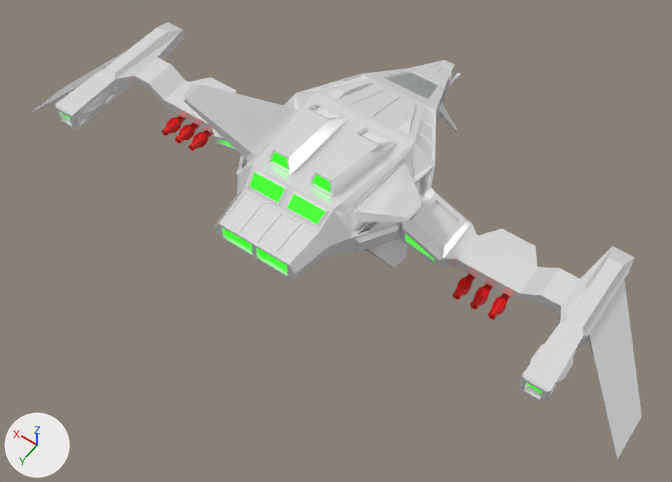
One commit to the OBJ model src/assets/Fighter_02_Obj/Fighter_02.obj: the scene before it, then after it.
Before and after are seen from a 50 mm lens placed at (-8.3, 11.69, 17.18), pointed at (-0.6, 0.9, 0.24). The lights are fixed; the arrows at lower left show +X, +Y and +Z. The older version comes first. Where no turn or scale is listed for an object, it has been applied to the vertices.

Objects in the first picture: 'Fighter_02_Cube.001'.
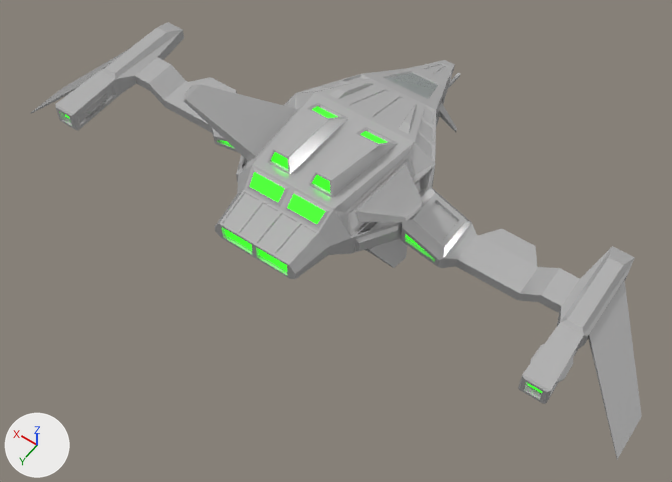
Commit message: feat: Add Fighter_02 3D model and material assets.

What differs and where, as boxes (x1, y1, x2, y2) in the pictures (672 x 482 px):
'Fighter_02_Cube.001', recoloured, reshaped
    both: (31, 22, 642, 459)
part 1 of me_fighter_02_cube_001, deleted
    before: (162, 115, 537, 320)
part 2 of me_fighter_02_cube_001, recoloured
    both: (313, 107, 386, 143)

The change, as a list of edits to the scene's bpy script:
```text
Change mat_material_001:
    mat_material_001.base_color: (0.969, 0.969, 0.969) -> (0.618, 0.618, 0.618)  # white #fbfbfb -> light grey #cecece
Change me_fighter_02_cube_001:
    used by ob_fighter_02_cube_001; location = (0.0, 0.0, 0.0)
    remove me_fighter_02_cube_001.from_pydata(...)  # 3590 vertices, 3590 faces; spans x -8.2..8.2, y -5.2..3.0, z 0.1..3.5
    add me_fighter_02_cube_001.from_pydata(...)  # 1544 vertices, 1538 faces; spans x -8.2..8.2, y -5.2..3.0, z 0.1..3.5
    me_fighter_02_cube_001 part 1: 6 loose pieces with 2022 vertices, spanning x -4.7..4.8, y -1.1..0.9, z 0.5..0.8, are deleted
    me_fighter_02_cube_001 part 2: 6 faces spanning x -3.0..3.0, y -0.6..-0.2, z 1.1..2.7 switch from mat_front (white #fafbff) to mat_material (green #2ce718, glowing green #32ff1c)
    other edits to the shape of me_fighter_02_cube_001 do not show in these pictures
    remove me_fighter_02_cube_001.materials.append(mat_rear)  # white #f8f1ff
    remove me_fighter_02_cube_001.materials.append(mat_material_002)  # red #e70d0f
```
